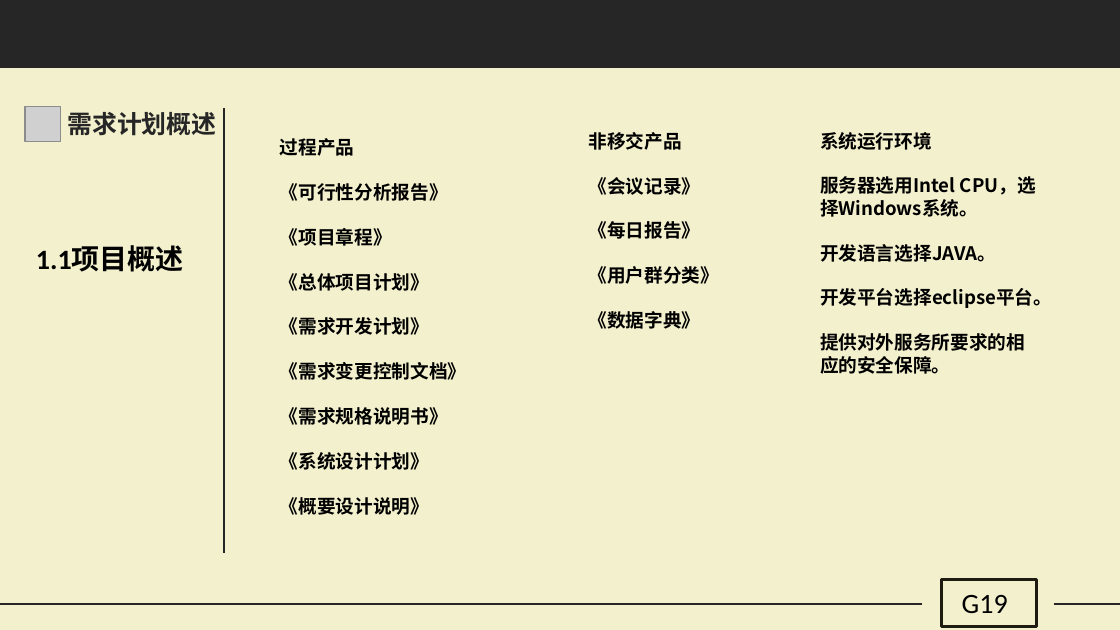
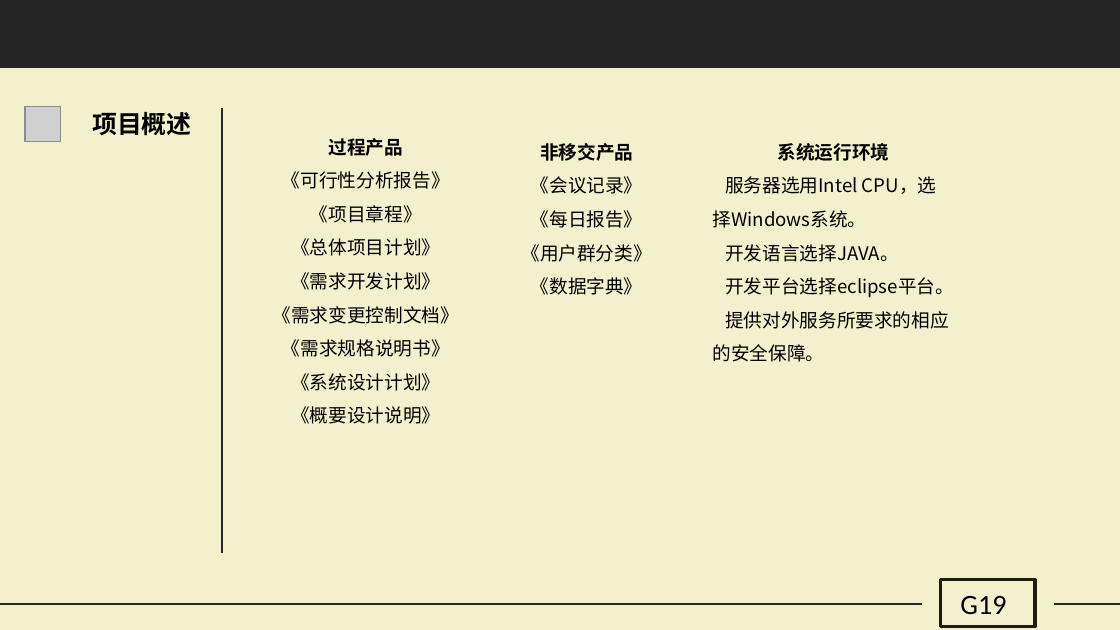
Before and after one commit to G19-Fish/PRD2018-G19, a slide deck: slide 5 of PRD2018-G19-需求项目计划PPT.pptx. Drawn at 1120x630 pixels with LibreOffice and Linux fonts; fonts in the diff are those of the drawing; grey boxes stand for pictures. Boxes give left, top, right and bottom in pixels: in the first picture for what was removed or moved away, otherwise in the second. Text is boxed around its words. In the diff, an @@ line names an element or a change of style, - is before the commit and + after.

```diff
--- a/PRD2018-G19-需求项目计划PPT.pptx
+++ b/PRD2018-G19-需求项目计划PPT.pptx
@@ text at [92,112,191,136]: text changed; text colour #262626 to #000000 @@
-需求计划概述
+项目概述
@@ text "过程产品": place and size @@
-text "过程产品" at [280,138,466,515]
+text "过程产品" at [273,138,459,424]
@@ text "过程产品" at [273,138,459,424]: bold off; alignment justified to centre; line spacing 2 to 1.5 @@
@@ text "非移交产品": place and size @@
-text "非移交产品" at [589,132,720,329]
+text "非移交产品" at [521,143,652,295]
@@ text "非移交产品" at [521,143,652,295]: bold off in "《会议记录》", "《每日报告》", "《用户群分类》", "《数据字典》"; alignment left to centre; line spacing 1 to 1.5 @@
@@ text "系统运行环境": place and size @@
-text "系统运行环境" at [820,132,1052,374]
+text "系统运行环境" at [713,143,954,362]
@@ text "系统运行环境" at [713,143,954,362]: bold off; alignment left to centre; line spacing 1 to 1.5 @@
@@ text removed at [36,245,184,272] @@
-1.1项目概述
```
Also in this commit, not shown: 32 other slides changed, 6 slides added, 1 slide removed.
